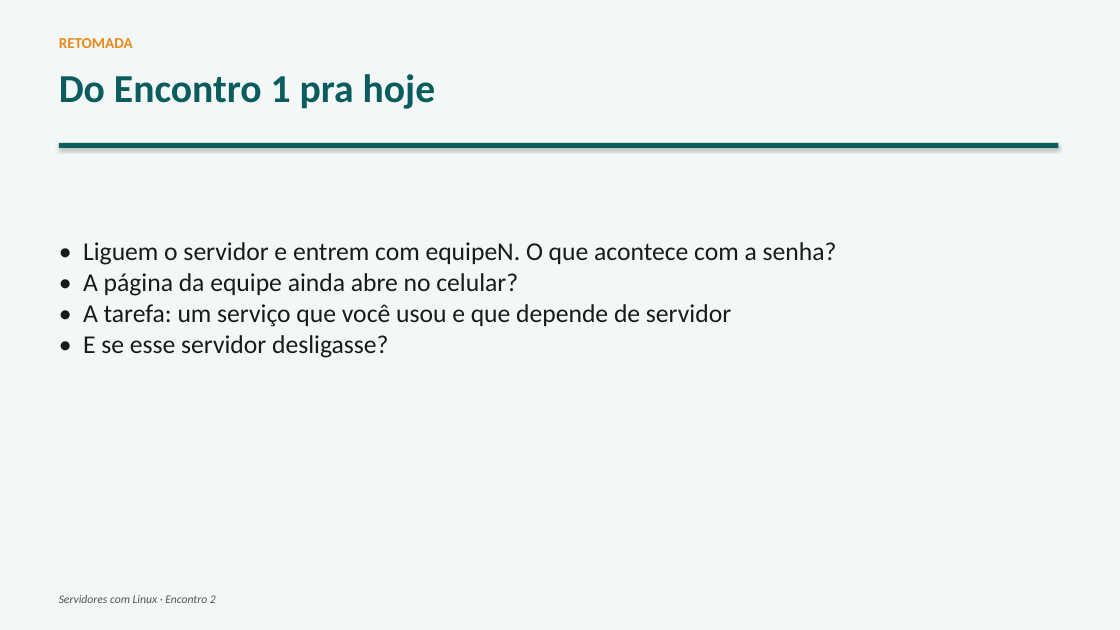
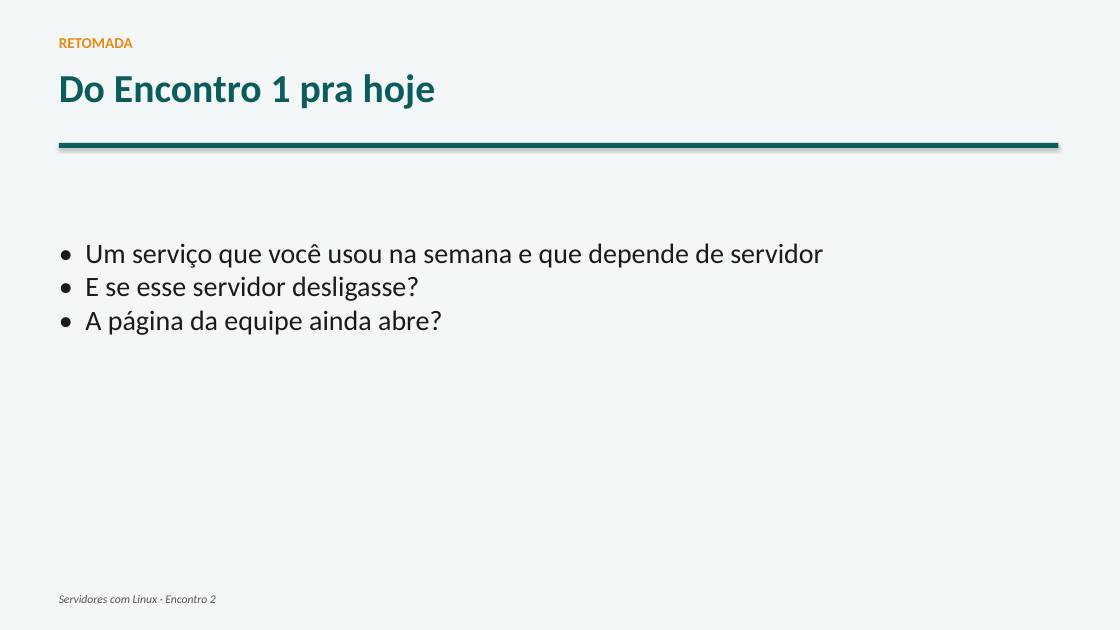
Before and after one commit to joninedel-prog/gerador_contratos, a slide deck: slide 2 of Aula - Servidores 2 - Pastas, usuarios e acesso de longe.pptx. Drawn at 1120x630 pixels with LibreOffice and Linux fonts; fonts in the diff are those of the drawing. Boxes give left, top, right and bottom in pixels: in the first picture for what was removed or moved away, otherwise in the second. Text is boxed around its words. In the diff, an @@ line names an element or a change of style, - is before the commit and + after.

```diff
--- a/Aula - Servidores 2 - Pastas, usuarios e acesso de longe.pptx
+++ b/Aula - Servidores 2 - Pastas, usuarios e acesso de longe.pptx
@@ text at <box>85,243,823,268</box>: text changed; size 22 to 24 pt @@
-• Liguem o servidor e entrem com equipeN. O que acontece com a senha?
-• A página da equipe ainda abre no celular?
-• A tarefa: um serviço que você usou e que depende de servidor
+• Um serviço que você usou na semana e que depende de servidor
@@ text at <box>85,276,419,301</box>: size 22 to 24 pt in "• E se esse servidor desligasse?" @@
@@ text at <box>85,310,442,335</box>: paragraph added @@
+• A página da equipe ainda abre?
```
Also in this commit, not shown: 16 other slides changed, 8 slides added, 2 slides removed, 5 other files.
